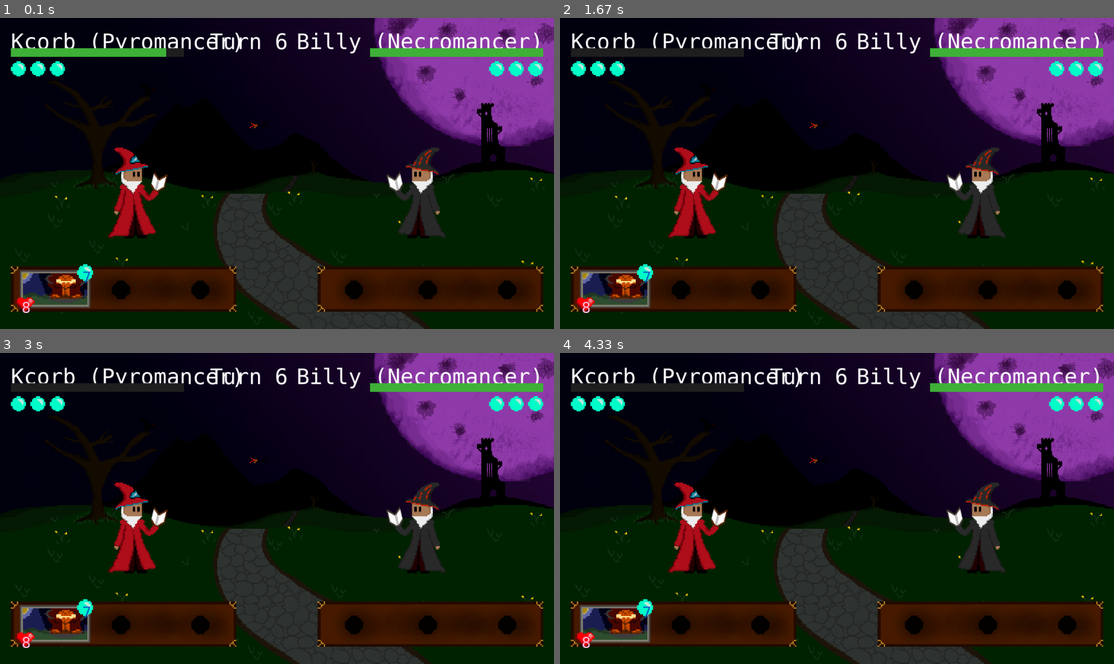
Above: before the commit, frames 1-4 (two rows, left to right).
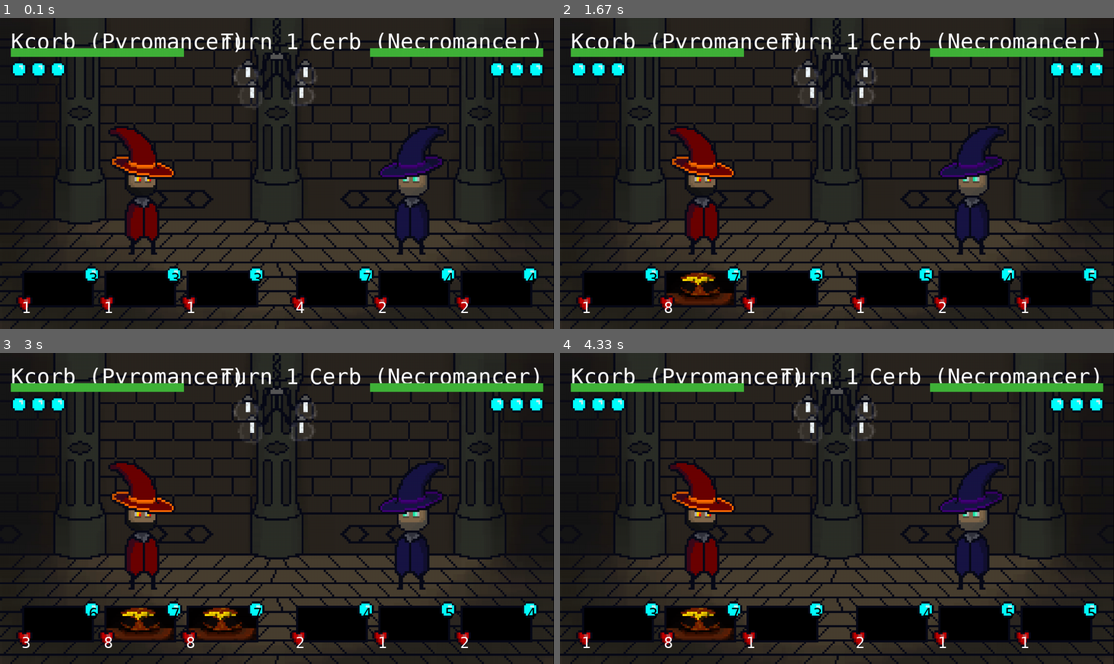
Above: after the commit, the same moments.

Repository: Kcorb0/wizards-pygame
Game: pygame game, started from main.py
Two runs of this game, one before a commit and one after it. Both use one fixed random seed, a clock stepped at 60 frames per second and the inputs below.
Inputs:
- Up to frame 1 (0.1 s): no input
- Up to frame 2 (1.67 s): no input
- Up to frame 3 (3 s): no input
- Up to frame 4 (4.33 s): no input

The runs differ from the first frame. In frame 1, 79% of the frame differs, in the area x 0-100%, y 0-100%; in frame 2, 80%; in frame 3, 80%; in frame 4, 80%.

Commit message:
Created a bunch of new sprites, refactored a lot of code. Spells are now randomly chosen and both sides are given their three spells to use.

Diff:
--- a/main.py
+++ b/main.py
@@ -1,9 +1,13 @@
-from pygame import font
-from pygame.display import update
-from wizards import Pyromancer, Necromancer
 import pygame
 import sys
 import random as rand
+from wizards import Pyromancer, Necromancer
+
+# Notes
+# Original BG size is (270x152) scaled to (1280x720)
+# Sprites and images are scaled by x4.74 from original size
+# Change health bar to hears, hearts can be halfed, players start with a row of armored hears which need to be destroyed first
+# Armored hearts cannot be healed once destroyed. May add some mechanics for this later.
 
 pygame.init()
 pygame.font.init()
@@ -12,26 +16,23 @@
 WIDTH, HEIGHT = 1280, 720
 window = pygame.display.set_mode((WIDTH, HEIGHT))
 pygame.display.set_caption("Wizards")
-bg = pygame.image.load("assets/new_spooky_bg.png")
+bg = pygame.image.load("assets/backgrounds/bg_corridor.jpg")
 font_casc_standard = pygame.font.SysFont("Cascadia Mono", 50)
 font_casc_small = pygame.font.SysFont("Cascadia Mono", 35)
 
 
 def mana_orbs(p1_mana, p2_mana):
 
-    mana_orb = pygame.image.load("assets/mana_orb.png")
-    mana_orb_scaled = pygame.transform.scale(
-        mana_orb, [int(mana_orb.get_width() * 0.14), int(mana_orb.get_height() * 0.14)]
-    )
+    mana_orb = pygame.image.load("assets/health_and_mana/mana_orb.png")
 
     p1_x = 25
     for i in range(0, p1_mana):
-        window.blit(mana_orb_scaled, [p1_x, 100])
+        window.blit(mana_orb, [p1_x, 100])
         p1_x += 45
 
     p2_x = 60
     for x in range(0, p2_mana):
-        window.blit(mana_orb_scaled, [WIDTH - p2_x, 100])
+        window.blit(mana_orb, [WIDTH - p2_x, 100])
         p2_x += 45
 
 
@@ -54,60 +55,48 @@
         window, (65, 179, 57), pygame.Rect(WIDTH - 425, 70, bar2_width, 20)
     )
 
+def blit_spell(spell, img_pos, dmg_pos, mana_pos):
 
-def spell_board():
-    spell_board = pygame.image.load("assets/spell_board.png")
-    spell_board_scaled = pygame.transform.scale(
-        spell_board,
-        [
-            int(spell_board.get_width() * 0.7),
-            int(spell_board.get_height() * 0.7),
-        ],
-    )
-    window.blit(spell_board_scaled, [25, 575])
-    window.blit(spell_board_scaled, [WIDTH - spell_board_scaled.get_width() - 25, 575])
+    # Blit spell img
+    window.blit(spell[3], img_pos)
+
+    dmg_txt = font_casc_small.render(f"{spell[1]}", True, (255, 255, 255))
+    window.blit(dmg_txt, dmg_pos)
+
+    mana_txt = font_casc_small.render(f"{spell[2]}", True, (0, 0, 0))
+    window.blit(mana_txt, mana_pos)
+
+def generate_spell(player, pos):
+    # Spell click range between spell width with mouse pos
 
 
-def generate_spells(player, pos):
 
-    spell1 = player.spellbook[0]
-    spell2 = player.spellbook[1]
-    spell2 = player.spellbook[2]
 
-    # First spell
-    window.blit(spell1[3], [35, 570])
-    dmg_txt = font_casc_small.render(f"{spell1[1]}", True, (255, 194, 222))
-    window.blit(dmg_txt, [50, 650])
-    mana_txt = font_casc_small.render(f"{spell1[2]}", True, (0, 98, 204))
-    window.blit(mana_txt, [190, 580])
+    spell1 = rand.choice(player.spellbook)
+    spell2 = rand.choice(player.spellbook)
+    spell3 = rand.choice(player.spellbook)
+
+    s_dist = 190
+    s_ht = 575
+
+    if pos == "left":
+        blit_spell(spell1, [37, s_ht], [50, 650], [205, 583])
+        blit_spell(spell2, [37+s_dist, s_ht], [50+s_dist, 650], [205+s_dist, 583])
+        blit_spell(spell3, [37+(s_dist*2), s_ht], [50+(s_dist*2), 650], [205+(s_dist*2), 583])
+
+    elif pos == "right":
+        blit_spell(spell1, [670, s_ht], [683, 650], [838, 583])
+        blit_spell(spell2, [670+s_dist, s_ht], [683+s_dist, 650], [838+s_dist, 583])
+        blit_spell(spell3, [670+(s_dist*2), s_ht], [683+(s_dist*2), 650], [838+(s_dist*2), 583])
 
 
 def players(player1, player2):
 
-    scale_multiplier = 0.30
+    # Create player images
+    player1_sprite = pygame.image.load(player1.sprite)
+    player2_sprite = pygame.transform.flip(pygame.image.load(player2.sprite), True, False)
 
-    player1_sprite = pygame.image.load(player1.sprite)
-    player1_sprite_scaled = pygame.transform.scale(
-        player1_sprite,
-        [
-            int(player1_sprite.get_width() * scale_multiplier),
-            int(player1_sprite.get_height() * scale_multiplier),
-        ],
-    )
-
-    player2_sprite = pygame.image.load(player2.sprite)
-    player2_sprite_scaled = pygame.transform.flip(
-        pygame.transform.scale(
-            player2_sprite,
-            [
-                int(player2_sprite.get_width() * scale_multiplier),
-                int(player2_sprite.get_height() * scale_multiplier),
-            ],
-        ),
-        True,
-        False,
-    )
-
+    # Create player names text
     player1_name = font_casc_standard.render(
         f"{player1.name} {player1.title}", True, (255, 255, 255)
     )
@@ -120,46 +109,60 @@
     window.blit(player2_name, [WIDTH - player2_name.get_width() - 25, 25])
 
     # Blit player sprites
-    window.blit(player1_sprite_scaled, [250, 300])
-    window.blit(
-        player2_sprite_scaled, [WIDTH - player2_sprite_scaled.get_width() - 250, 300]
-    )
+    window.blit(player1_sprite, [250, 250])
+    window.blit(player2_sprite, [WIDTH - player2_sprite.get_width() - 250, 250])
 
 
 def draw_objects(player1, player2):
-    # Draw Health bars (two rectangles should do)
-    # Draw mana orbs
+
     window.blit(bg, [0, 0])
     players(player1, player2)
+    # Create player health bar and mana orbs
     health_bar(player1.health, player2.health)
     mana_orbs(player1.mana, player2.mana)
-    spell_board()
-    generate_spells(player1, "left")
+    # Create generated player spells
+    generate_spell(player1, "left")
+    generate_spell(player2, "right")
 
 
 def update_turn(turn):
     turn_text = font_casc_standard.render(f"Turn {turn}", True, (255, 255, 255))
-    window.blit(turn_text, [(WIDTH / 2) - turn_text.get_width() + 25, 25])
+    window.blit(turn_text, [(WIDTH / 2) - turn_text.get_width()+50, 25])
 
 
+def lightshow(p1, p2):
+    # Why not
+    if p1.mana > 10:
+        p1.mana = 1
+        p2.mana = 1
+
+    if p1.health <= 0:
+        p1.health += 1
+        p2.health += 1
+
+    player.mana += 1
+    p2.mana += 1
+    p1.health -= .01
+    enemy.health -= .01
+
+# Necromancer("Billy", 45)
+# Pyromancer("Kcorb", 22)
 player = Pyromancer("Kcorb", 22)
-enemy = Necromancer("Billy", 45)
+enemy = Necromancer("Cerb", 45)
 player_turn = True
 turn = 1
 
 while True:
     mouse_pos = pygame.mouse.get_pos()
+    print(mouse_pos)
 
     for event in pygame.event.get():
         if event.type == pygame.QUIT:
             sys.exit()
 
-        if player_turn == True:
-            turn += 1
-            if True:
-                pass
 
-    player.health -= .01
+    #lightshow(player, enemy)
+
     draw_objects(player, enemy)
     update_turn(turn)
     pygame.display.update()
--- a/wizards.py
+++ b/wizards.py
@@ -20,12 +20,18 @@
     def open_spellbook(self):
         pass
 
+    def idle_stance(self):
+        pass
+
+    def battle_stance(self):
+        pass
+
 
 class Pyromancer(Wizard):
     def __init__(self, name, age, speed=55, health=1, mana=3):
         super().__init__(name, age, speed=speed, health=health, mana=mana)
         self.title = "(Pyromancer)"
-        self.sprite = "assets/pyromancer.png"
+        self.sprite = "assets/wizards/pyromancer/pyromancer_idle.png"
         self.spellbook = [
             self.spell_explosion(),
             self.spell_firewhirl(),
@@ -37,18 +43,15 @@
         dmg = 8
         cost = 7
         card = pygame.image.load("assets/spells/spell_explosion.png")
-        card_scaled = pygame.transform.scale(
-            card, [int(card.get_width() * 0.45), int(card.get_height() * 0.45)]
-        )
         description = "Massive damage, destroys surroundings and lowers oponents speed."
 
-        return [title, dmg, cost, card_scaled, description]
+        return [title, dmg, cost, card, description]
 
     def spell_firewhirl(self):
         title = "Fire Whirl"
         dmg = 3
         cost = 6
-        card = pygame.image.load("assets/spells/placeholder.png")
+        card = pygame.image.load("assets/spells/spell_placeholder.png")
         description = "Flames engulf you and linger. (Take 2 damage for 2 turns)"
 
         return [title, dmg, cost, card, description]
@@ -57,7 +60,7 @@
         title = "Summon Spark"
         dmg = 1
         cost = 3
-        card = pygame.image.load("assets/spells/placeholder.png")
+        card = pygame.image.load("assets/spells/spell_placeholder.png")
         description = "A sentient spark joins you in combat, dealing 1 damage per turn."
 
         return [title, dmg, cost, card, description]
@@ -67,20 +70,36 @@
     def __init__(self, name, age, speed=40, health=1, mana=3):
         super().__init__(name, age, speed=speed, health=health, mana=mana)
         self.title = "(Necromancer)"
-        self.sprite = "assets/necromancer.png"
-        self.spellbook = ["Corrupt"]
+        self.sprite = "assets/wizards/necromancer/necromancer_idle.png"
+        self.spellbook = [
+            self.spell_corrupt(),
+            self.spell_summon_dead(),
+            self.spell_plague()
+        ]
 
     def spell_corrupt(self):
         title = "Corrupt"
-        dmg = 8
+        dmg = 1
+        cost = 5
+        card = pygame.image.load("assets/spells/spell_placeholder.png")
+        description = "Player misses their next 2 turns, thier mind is broken."
+
+        return [title, dmg, cost, card, description]
+
+    def spell_summon_dead(self):
+        title = "Summon Dead"
+        dmg = 2
+        cost = 4
+        card = pygame.image.load("assets/spells/spell_placeholder.png")
+        description = "Summon a dead corpse from surroundings, this guy could be thousands of years old. Deals 2 damage for 4 turns."
+
+        return [title, dmg, cost, card, description]
+
+    def spell_plague(self):
+        title = "Plague"
+        dmg = 4
         cost = 7
-        description = "Massive damage, destroys surroundings and lowers oponents speed."
+        card = pygame.image.load("assets/spells/spell_placeholder.png")
+        description = "A strong virus that devours organs when inhailed. Deals 4 damage for 2 turns."
 
-        return [title, dmg, cost, description]
-
-
-if __name__ == "__main__":
-    os.system("cls")
-    test_wiz = Pyromancer("Clint Eastwood", 25)
-    print(test_wiz.name)
-    print(test_wiz.spellbook[0][1])
+        return [title, dmg, cost, card, description]
Empty file added: __init__.py
Binary file added: assets/backgrounds/bg_corridor.jpg
Binary file removed: assets/broken_orb.png
Binary file added: assets/health_and_mana/heart.png
Binary file added: assets/health_and_mana/mana_orb.png
Binary file added: assets/health_and_mana/mana_orb_brkn.png
Binary file removed: assets/mana_orb.png
Renamed: assets/necromancer.png -> assets/old/necromancer.png
Renamed: assets/new_spooky_bg.png -> assets/old/new_spooky_bg.png
Renamed: assets/pyromancer.png -> assets/old/pyromancer.png
Renamed: assets/spooky_bg.jpg -> assets/old/spooky_bg.jpg
Binary file removed: assets/spell_board.png
(and 6 more such lines)
